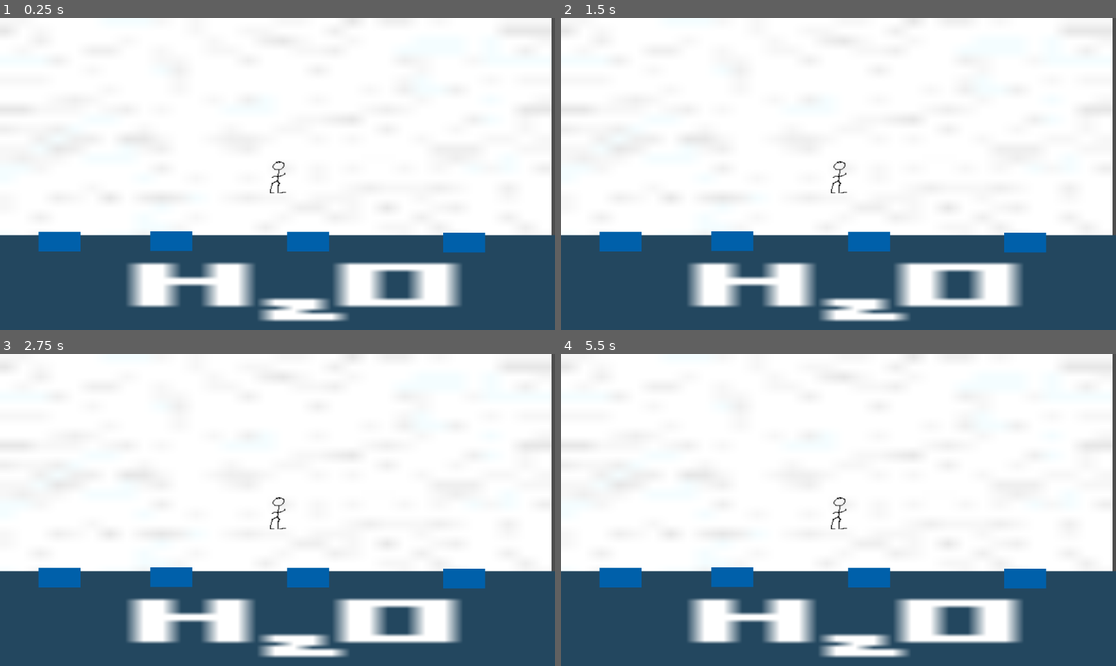
Above: before the commit, frames 1-4 (two rows, left to right).
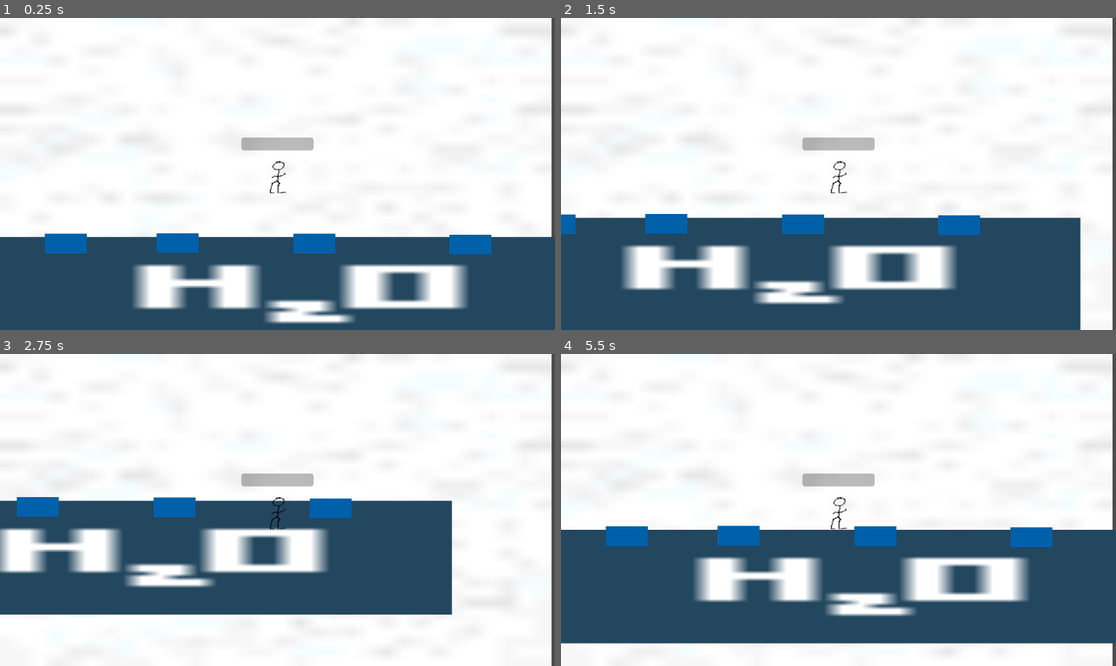
Above: after the commit, the same moments.

Repository: xkolyaskin/Mycrosoffed-Studios
Game: Godot game, scene res://fishing_minigame.tscn
Two runs of this game, one before a commit and one after it. Both use one fixed random seed, a clock stepped at 60 frames per second and the inputs below. This scene is started directly instead of the project's main scene.
Inputs:
- Up to frame 1 (0.25 s): no input
- Up to frame 2 (1.5 s): tap Enter at 0.5 s; hold D (move_right) 0.53-1.28 s; hold S (move_down) from 1.28 s (still down)
- Up to frame 3 (2.75 s): release S (move_down) at 2.03 s; hold D (move_right) from 2.03 s (still down)
- Up to frame 4 (5.5 s): release D (move_right) at 2.78 s; hold W (move_up) 2.78-3.53 s; hold A (move_left) 3.53-5.03 s; hold S (move_down) from 5.03 s (still down)

The runs differ from the first frame. In frame 1, 7.6% of the frame differs, in the area x 0-100%, y 38-98%; in frame 2, 20%; in frame 3, 37%, in the area x 0-100%, y 38-100%; in frame 4, 32%.
Error before the commit: Parse Error: Expected indented block after function declaration. (res://player.gd:11)

Commit message:
adding fishing method, doesnt work yet

Diff:
--- a/new-game-project/fishing_minigame.tscn
+++ b/new-game-project/fishing_minigame.tscn
@@ -15,21 +15,21 @@
 scale = Vector2(35.9688, 20.375)
 texture = ExtResource("1_cx6uu")
 
-[node name="WaterBackgroundTexturePlaceholder_png" type="Sprite2D" parent="CanvasLayer"]
+[node name="WaterBackgroundTexturePlaceholder_png" type="Sprite2D" parent="."]
 position = Vector2(591, 569)
 scale = Vector2(39, 7.375)
 texture = ExtResource("2_edgh5")
 
-[node name="StaticBody2D" parent="CanvasLayer" instance=ExtResource("3_ew5m6")]
+[node name="StaticBody2D" parent="." instance=ExtResource("3_ew5m6")]
 position = Vector2(122, 451)
 
-[node name="StaticBody2D2" parent="CanvasLayer" instance=ExtResource("3_ew5m6")]
+[node name="StaticBody2D2" parent="." instance=ExtResource("3_ew5m6")]
 position = Vector2(354, 450)
 
-[node name="StaticBody2D3" parent="CanvasLayer" instance=ExtResource("3_ew5m6")]
+[node name="StaticBody2D3" parent="." instance=ExtResource("3_ew5m6")]
 position = Vector2(638, 451)
 
-[node name="StaticBody2D4" parent="CanvasLayer" instance=ExtResource("3_ew5m6")]
+[node name="StaticBody2D4" parent="." instance=ExtResource("3_ew5m6")]
 position = Vector2(962, 453)
 
 [node name="Player" parent="." instance=ExtResource("3_edgh5")]
--- a/new-game-project/player.gd
+++ b/new-game-project/player.gd
@@ -2,10 +2,32 @@
 
 func _physics_process(delta):
 	var direction = Input.get_vector("move_left","move_right","move_up","move_down")
-	velocity = direction * 600
+	velocity = direction * 200
 	move_and_slide()
 	var overlapping_bodies = %HurtBox.get_overlapping_bodies()
-	if overlapping_bodies.first().has_method("is_fishing"):
-		fish()
+	if overlapping_bodies.size() > 0:
+		var fishing = false
+		if overlapping_bodies[0].has_method("is_fishing"):
+			if !fishing:
+				fish()
+			fishing = true
+
+
+
+
 
 func fish():
+	var fishing_interval = Vector2(0.4,0.6)
+	%FishingBar.visible = true
+	var increasing = true
+	var has_caught = false
+	while (!has_caught):
+		await get_tree().create_timer(0.1).timeout
+		if increasing:
+			%FishingBar.value += %FishingBar.value + 1
+			if %FishingBar.value == %FishingBar.max_value:
+				increasing = false;
+		else:
+			%FishingBar.value += %FishingBar.value - 1
+			if %FishingBar.value == %FishingBar.min_value:
+				increasing = true;
--- a/new-game-project/player.tscn
+++ b/new-game-project/player.tscn
@@ -33,7 +33,7 @@
 [node name="Camera2D" type="Camera2D" parent="."]
 
 [node name="FishingBar" type="ProgressBar" parent="."]
-visible = false
+unique_name_in_owner = true
 offset_left = -75.0
 offset_top = -76.0
 offset_right = 75.0
Not shown: 1 places in new-game-project/fishing_minigame.tscn that only renumber resources
